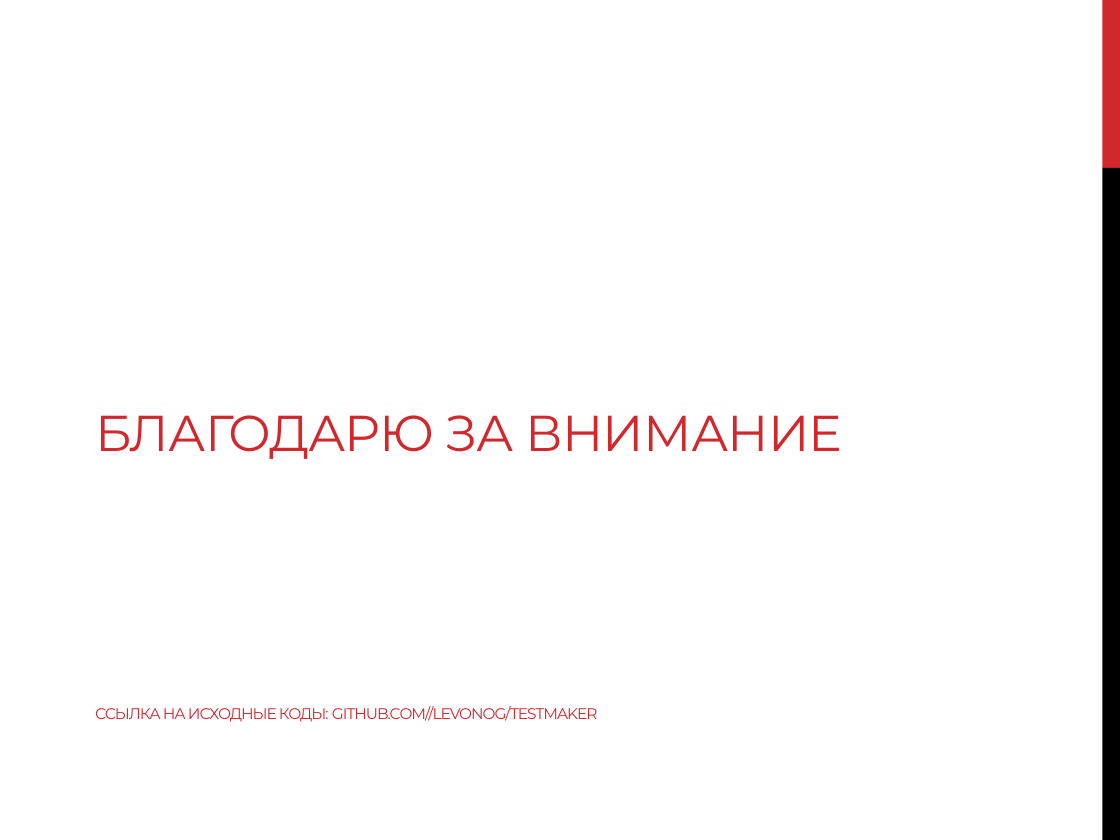
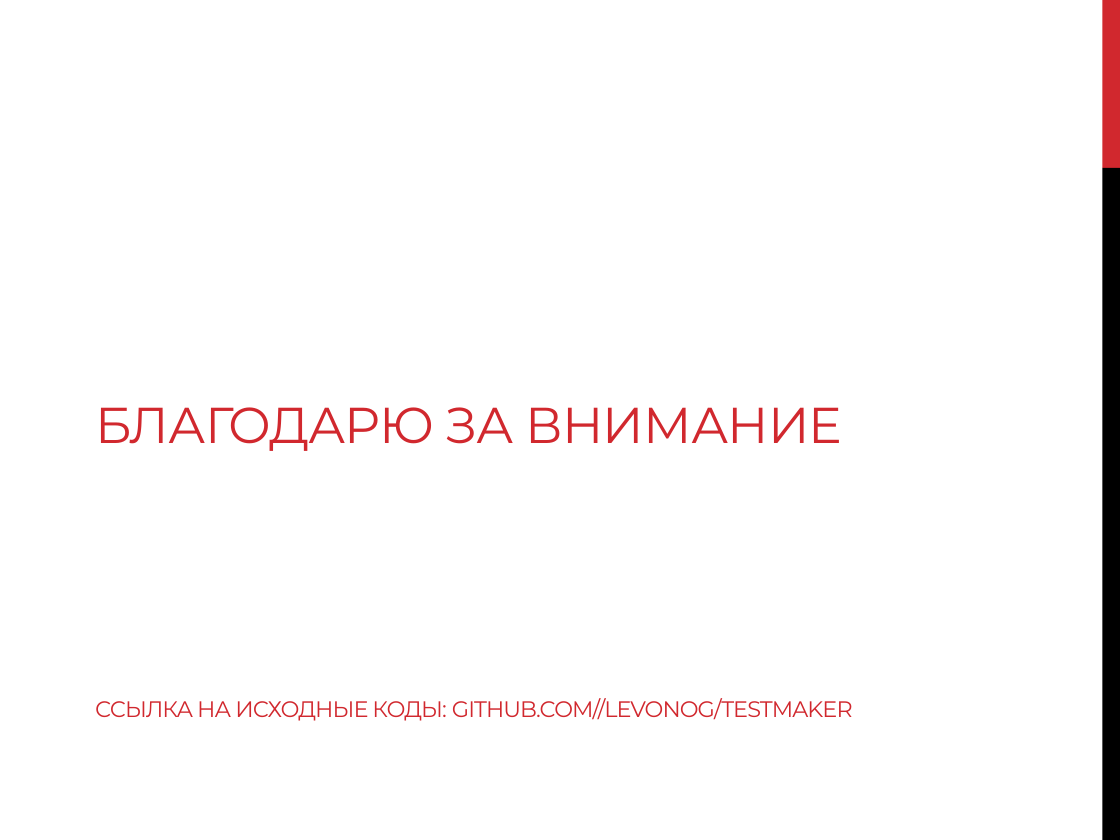
Before and after one commit to levonoganesyan/TestMaker, a slide deck: slide 27 of Diploma.pptx (slide 22 before the commit). Drawn at 1120x840 pixels with LibreOffice and Linux fonts; fonts in the diff are those of the drawing. Boxes give left, top, right and bottom in pixels: in the first picture for what was removed or moved away, otherwise in the second. Text is boxed around its words. In the diff, an @@ line names an element or a change of style, - is before the commit and + after.

```diff
--- a/Diploma.pptx
+++ b/Diploma.pptx
@@ title "БЛАГОДАРЮ ЗА ВНИМАНИЕ ССЫЛКА НА ..." at [95, 407, 853, 721]: size 9.9 to 14.4 pt in "ССЫЛКА НА ИСХОДНЫЕ КОДЫ: GITHUB.COM//LEVONOG/TESTMAKER" @@
```
Also in this commit, not shown: 8 other slides changed, 5 slides added, 5 other files.
